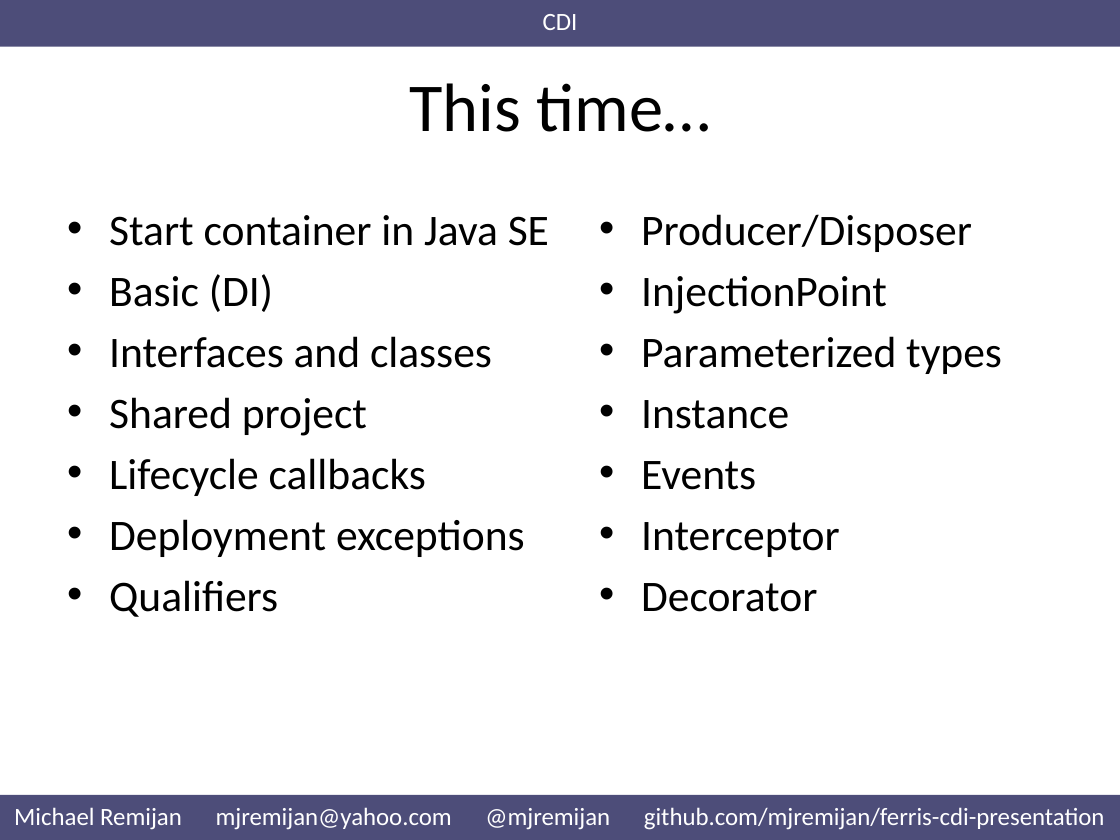
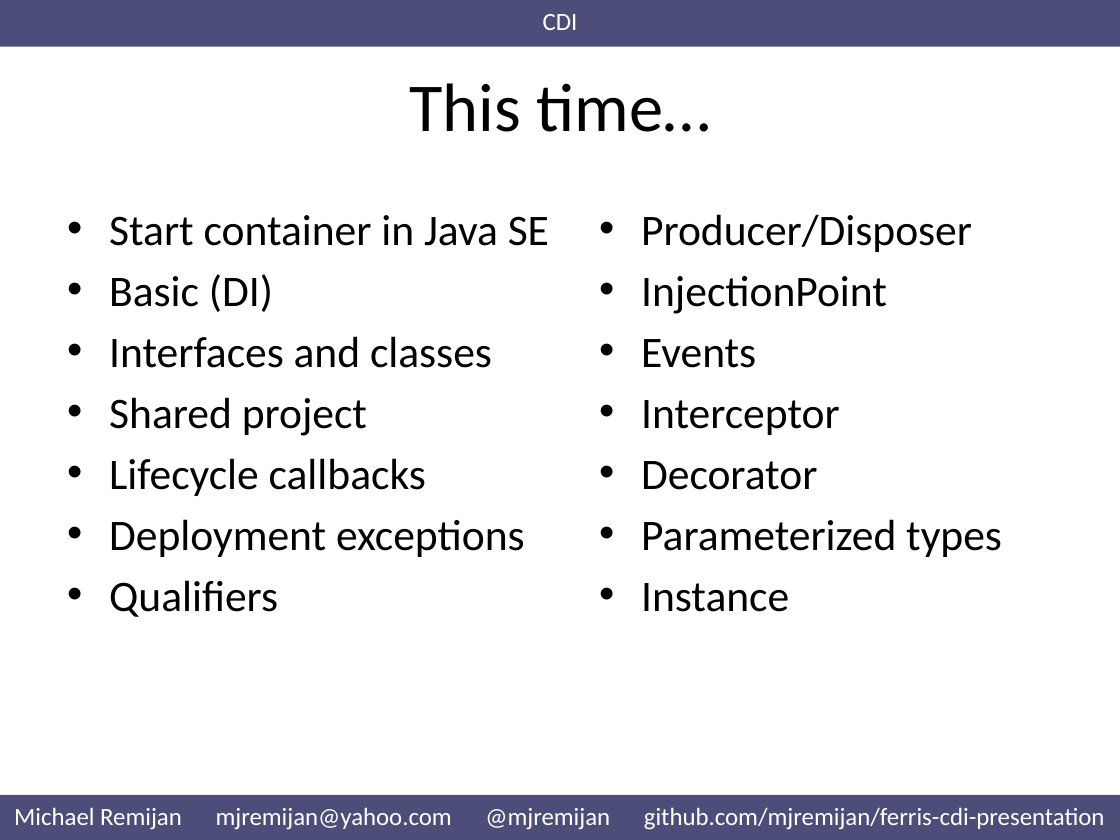
Before and after one commit to mjremijan/ferris-cdi-presentation, a slide deck: slide 10 of Presentation.pptx. Drawn at 1120x840 pixels with LibreOffice and Linux fonts; fonts in the diff are those of the drawing. Boxes give left, top, right and bottom in pixels: in the first picture for what was removed or moved away, otherwise in the second. Text is boxed around its words. In the diff, an @@ line names an element or a change of style, - is before the commit and + after.

```diff
--- a/Presentation.pptx
+++ b/Presentation.pptx
@@ text at box(641, 336, 1002, 429): paragraphs removed @@
-• Parameterized types
-• Instance
@@ text at box(641, 519, 1002, 612): paragraphs added @@
+• Parameterized types
+• Instance
```
Also in this commit, not shown: 6 other files.
